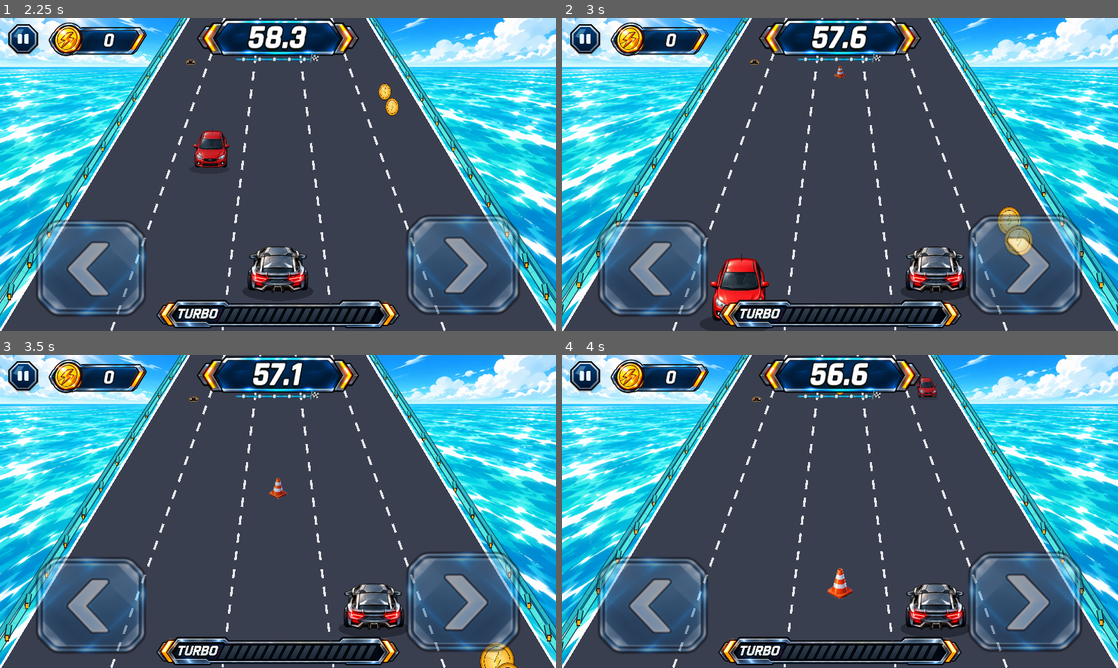
Above: before the commit, frames 1-4 (two rows, left to right).
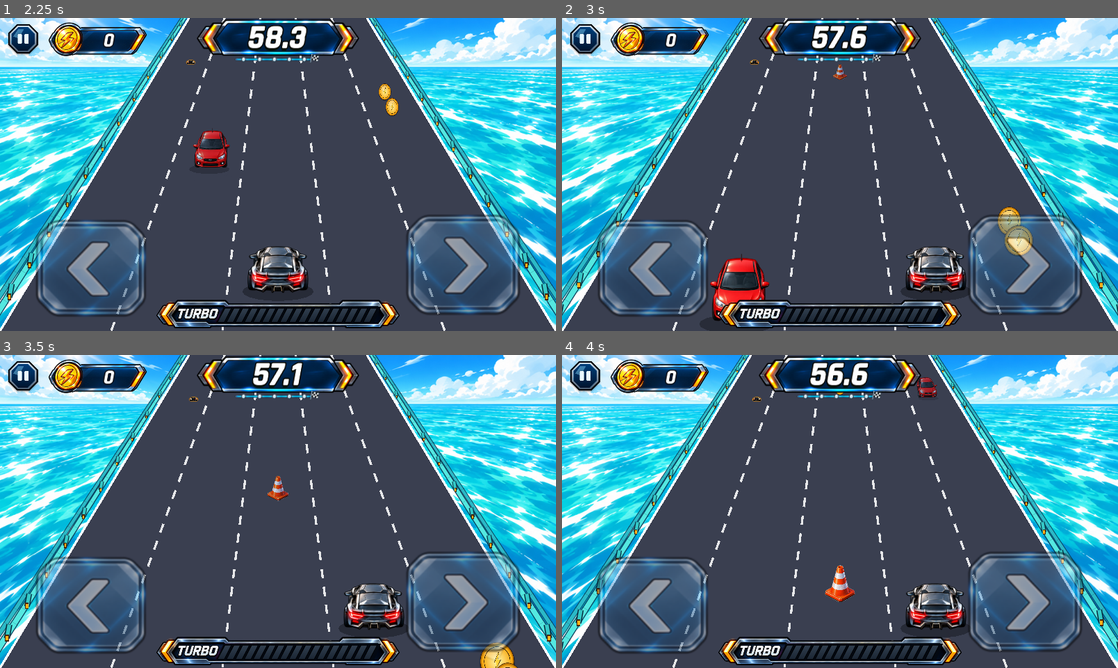
Above: after the commit, the same moments.

Repository: kjs8806/swerve
Game: Godot game, scene res://scenes/Main.tscn
Same seed, same stepped clock (60 frames per second), same inputs: the game is played once before the commit and once after it.
Inputs:
- Up to frame 1 (2.25 s): click "TAP TO START" at 0.5 s; tap Enter at 1.25, 1.35, 2.1 s; hold Right 1.28-2.03 s; tap Space at 1.52 s; hold Left from 2.03 s (still down)
- Up to frame 2 (3 s): tap Space at 2.27 s; release Left at 2.78 s; hold Right from 2.78 s (still down); tap Enter at 2.85 s
- Up to frame 3 (3.5 s): keep holding Right
- Up to frame 4 (4 s): keep holding Right; tap Enter at 3.6 s; tap Space at 3.77 s

Frame 1 is identical in both runs. In frame 2, less than 0.1% of the frame differs, in the area x 48-52%, y 14-20%; in frame 3, 0.1%; in frame 4, 0.2%, in the area x 47-53%, y 67-79%.

Commit message:
Balance pothole and traffic cone sizes

Diff:
--- a/godot/scripts/Race.gd
+++ b/godot/scripts/Race.gd
@@ -106,7 +106,9 @@
 const TEX_TURBO_RING := preload("res://assets/effects/turbo-energy-ring.png")
 const TEX_TURBO_FLASH := preload("res://assets/effects/turbo-activation-flash.png")
 const TEX_TURBO_SPEED_LINES := preload("res://assets/effects/turbo-speed-lines.png")
-const HD_HAZARD_SCALE := 0.25
+# Per-variant sizing keeps the flatter/narrower hazards as readable as the tyre.
+# Order matches HAZARD_TEXTURES: pothole, loose tyre, traffic cone.
+const HAZARD_DRAW_SCALES: Array[float] = [0.29, 0.25, 0.30]
 # A restrained lane-dependent yaw sells the perspective without making
 # outer-lane cars look as tilted as the converging divider lines.
 const MAX_LANE_VISUAL_ROTATION := 0.105
@@ -966,7 +968,7 @@
 		var variant: int = int(obstacle["variant"])
 		var flatness: float = lerpf(0.58, 0.92, depth) if variant == 0 else lerpf(0.88, 1.0, depth)
 		var shadow: float = 0.0 if variant == 0 else 0.25
-		_draw_sprite_on_road(HAZARD_TEXTURES[variant], pos, visual_scale * HD_HAZARD_SCALE, p, rotation, shadow, flatness)
+		_draw_sprite_on_road(HAZARD_TEXTURES[variant], pos, visual_scale * HAZARD_DRAW_SCALES[variant], p, rotation, shadow, flatness)
 	else:
 		var car_flatness: float = lerpf(0.88, 1.0, depth)
 		_draw_angle_sprite_on_road(TRAFFIC_ANGLE_SHEETS[obstacle["variant"]], _angle_frame_for_lane(lane), pos, visual_scale * HD_VEHICLE_SCALE, p, 0.32, car_flatness)
